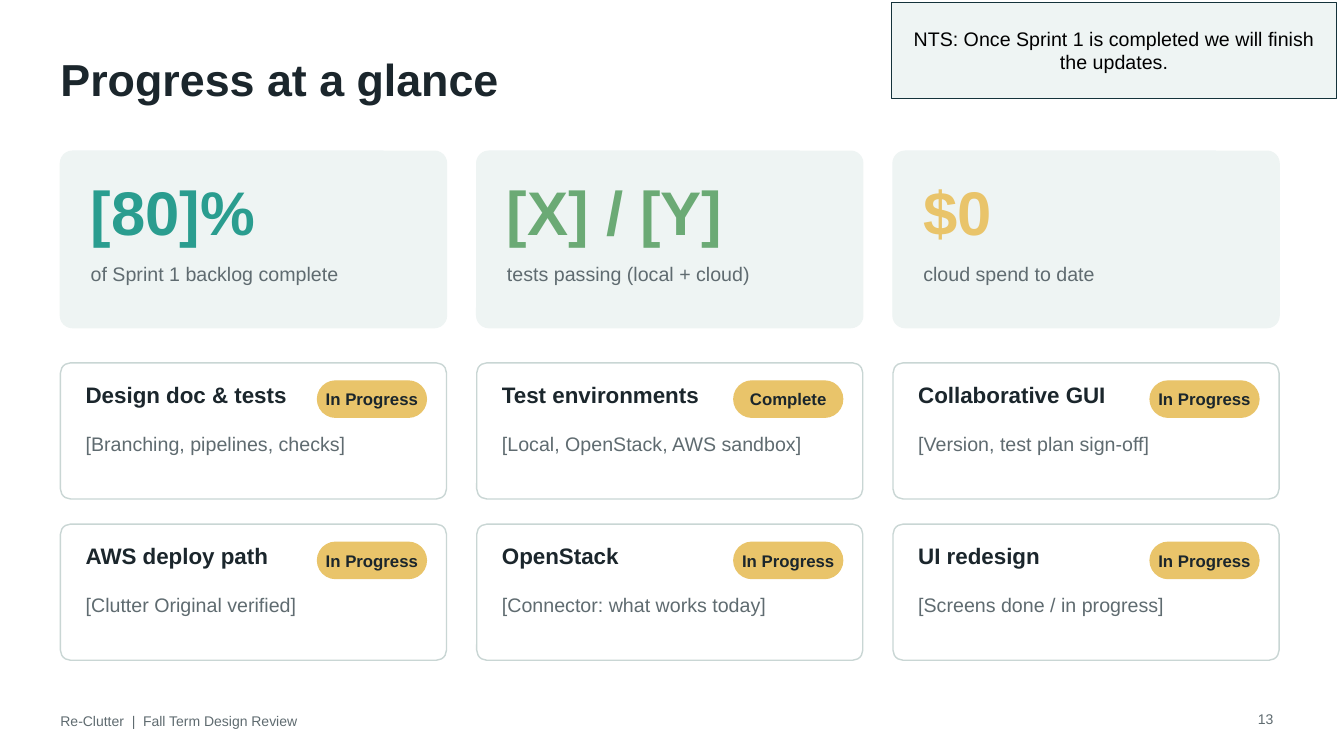
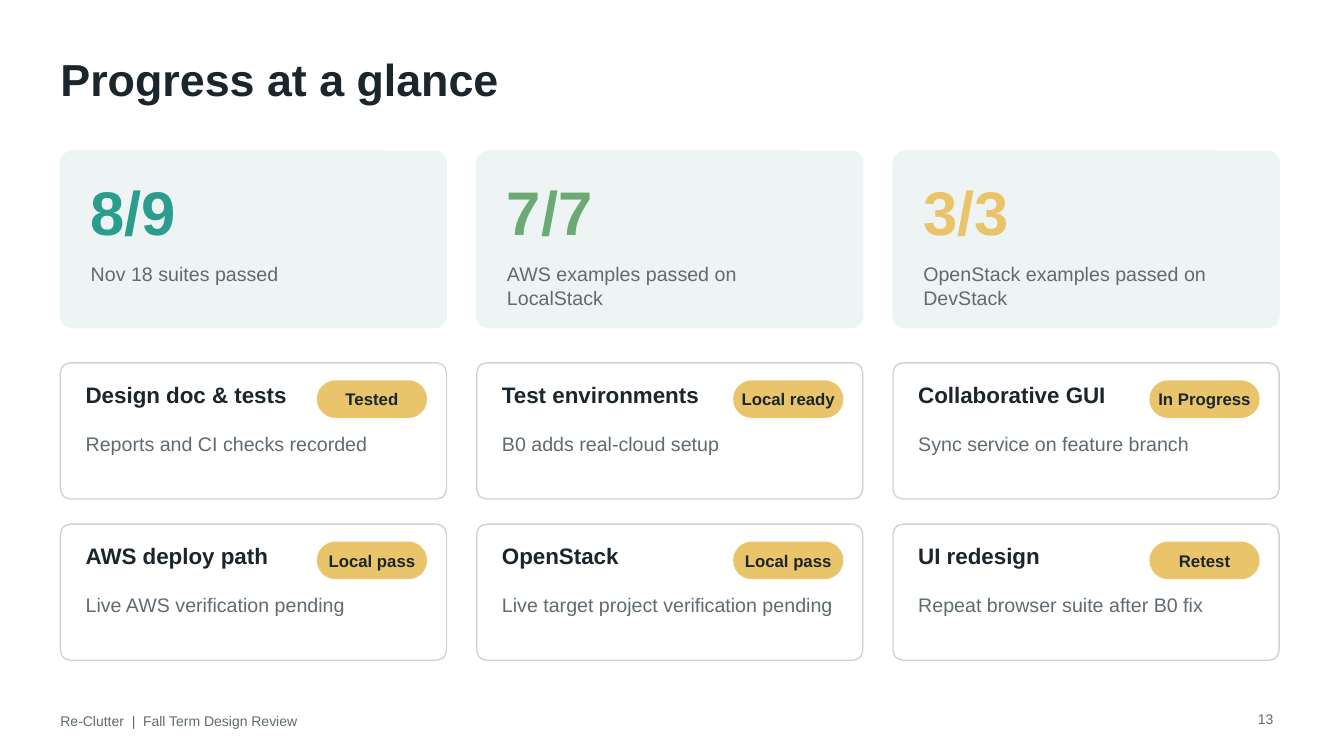
Before and after one commit to Alberta2514640/clutter, a slide deck: slide 13 of deliverables/Re-Clutter_Fall_Design_Review_Software.pptx. Drawn at 1344x756 pixels with LibreOffice and Linux fonts; fonts in the diff are those of the drawing. Boxes give left, top, right and bottom in pixels: in the first picture for what was removed or moved away, otherwise in the second. Text is boxed around its words. In the diff, an @@ line names an element or a change of style, - is before the commit and + after.

```diff
--- a/deliverables/Re-Clutter_Fall_Design_Review_Software.pptx
+++ b/deliverables/Re-Clutter_Fall_Design_Review_Software.pptx
@@ rectangle removed at [891, 2, 1337, 98] @@
-NTS: Once Sprint 1 is completed we will finish the updates.
@@ text at [91, 190, 177, 237]: text changed @@
-[80]%
+8/9
@@ text at [507, 190, 593, 236]: text changed @@
-[X] / [Y]
+7/7
@@ text at [923, 190, 1009, 236]: text changed @@
-$0
+3/3
@@ text at [91, 267, 278, 285]: text changed @@
-of Sprint 1 backlog complete
+Nov 18 suites passed
@@ text at [507, 267, 737, 305]: text changed @@
-tests passing (local + cloud)
+AWS examples passed on LocalStack
@@ text at [923, 267, 1206, 305]: text changed @@
-cloud spend to date
+OpenStack examples passed on DevStack
@@ text at [345, 393, 398, 405]: text changed @@
-In Progress
+Tested
@@ text at [742, 393, 835, 409]: text changed @@
-Complete
+Local ready
@@ text at [86, 437, 367, 455]: text changed @@
-[Branching, pipelines, checks]
+Reports and CI checks recorded
@@ text at [502, 437, 719, 455]: text changed @@
-[Local, OpenStack, AWS sandbox]
+B0 adds real-cloud setup
@@ text at [918, 437, 1189, 455]: text changed @@
-[Version, test plan sign-off]
+Sync service on feature branch
@@ text at [329, 555, 415, 571]: text changed @@
-In Progress
+Local pass
@@ text at [745, 555, 831, 571]: text changed @@
-In Progress
+Local pass
@@ text at [1179, 555, 1230, 567]: text changed @@
-In Progress
+Retest
@@ text at [86, 598, 345, 616]: text changed @@
-[Clutter Original verified]
+Live AWS verification pending
@@ text at [502, 598, 832, 616]: text changed @@
-[Connector: what works today]
+Live target project verification pending
@@ text at [918, 598, 1203, 616]: text changed @@
-[Screens done / in progress]
+Repeat browser suite after B0 fix
```
Also in this commit, not shown: 13 other slides changed, 1 slide added, 1 slide removed.
